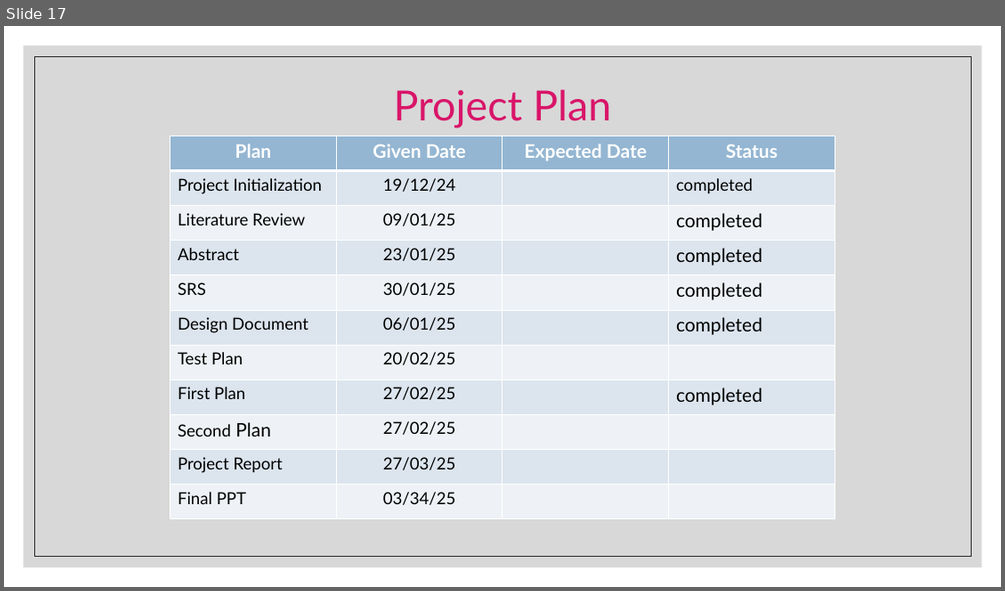
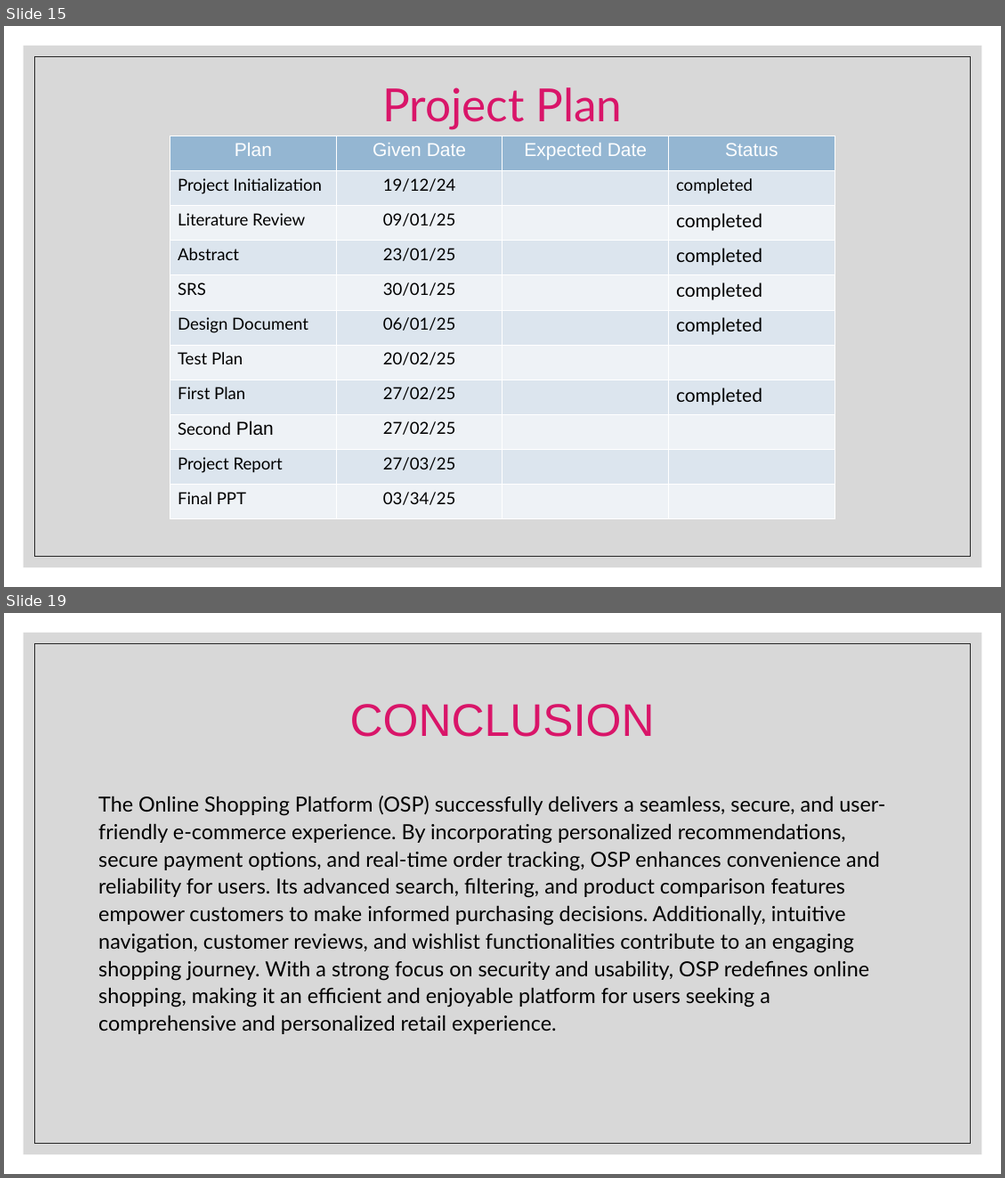
Before and after one commit to ajaykn04/SwiftBuy, a slide deck: The Future of Online Shopping.pptx. Shown one above the other, each under a label of ours: slide 17 before the commit, slides 15 and 19 after it; the slides between them are not shown. The pictures are 1005x591 and 1005x1178 pixels, drawn with LibreOffice and Linux fonts; fonts in the diff are those of the drawing. Boxes give left, top, right and bottom in pixels: in the first picture for what was removed or moved away, otherwise in the second. Text is boxed around its words. In the diff, an @@ line names an element or a change of style, - is before the commit and + after.

```diff
--- a/The Future of Online Shopping.pptx
+++ b/The Future of Online Shopping.pptx
@@ slide 19 added at [4, 613, 1001, 1174], background #FFFFFF; not listed: 2 template elements that a slide beside it also shows @@
@@ text added at [350, 704, 655, 737], 44 pt, text #D91569 @@
+CONCLUSION
@@ text added at [98, 795, 885, 1034], 20 pt, text #000000 @@
+The Online Shopping Platform (OSP) successfully delivers a seamless, secure, and user-friendly e-commerce experience. By incorporating personalized recommendations, secure payment options, and real-time order tracking, OSP enhances convenience and reliability for users. Its advanced search, filtering, and product comparison features empower customers to make informed purchasing decisions. Additionally, intuitive navigation, customer reviews, and wishlist functionalities contribute to an engaging shopping journey. With a strong focus on security and usability, OSP redefines online shopping, making it an efficient and enjoyable platform for users seeking a comprehensive and personalized retail experience.
@@ what was slide 17 is now slide 15 @@
@@ slide 15 changed as well @@
@@ rectangle at [34, 56, 971, 556]: outline #262626 0.5 pt to #262626 0.51 pt @@
@@ title "Project Plan" at [382, 87, 623, 130]: size 40 to 44 pt @@
@@ table at [170, 136, 834, 519] @@
@@ font Lato to Arial in "Plan", "Given Date", "Expected Date", "Status" and 1 more places @@
@@ bold off in "Plan", "Given Date", "Expected Date", "Status" @@
```
Also in this commit, not shown: 14 other slides changed, 3 other slides added, 2 slides removed.
